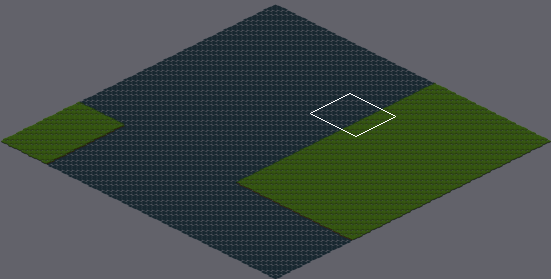
One commit to this Tiled map: snRTS-planning/DESIGNS/map/tiled/mapDraft01.tmx. Above: a wide view before the commit, with the close-up outlined.
Close-up. The starting point:
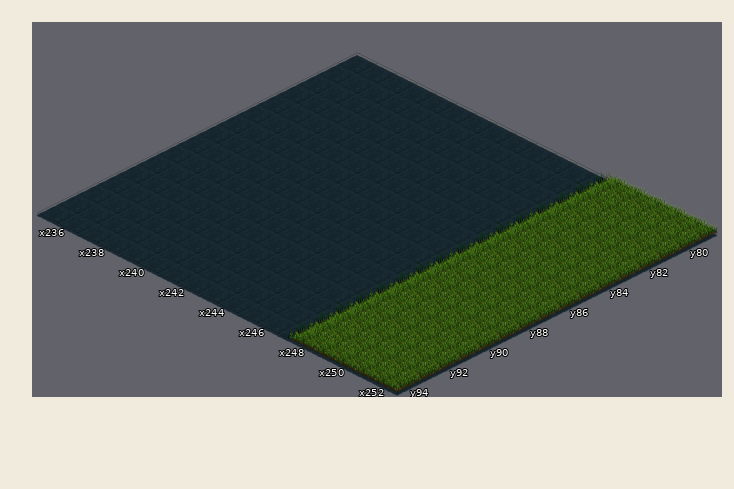
Cells are 64x32 px. Isometric: x runs down to the right, y down to the left. Shown: x 235..252, y 79..94. The commit also changed other parts of the map, which this record leaves out.
Once edited:
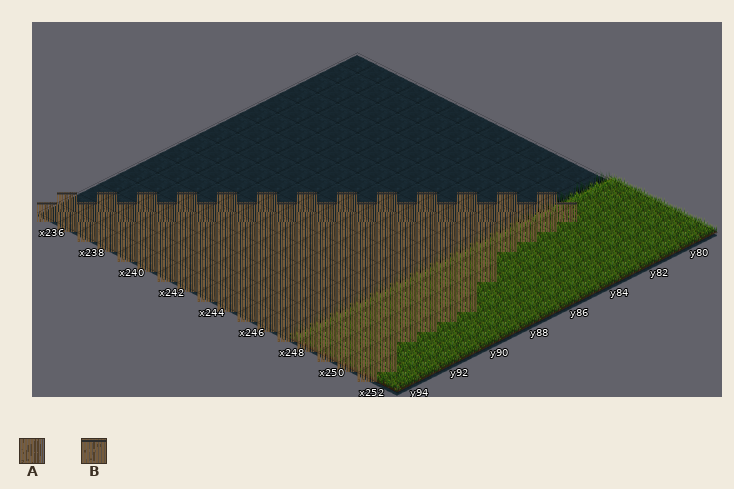
Key: from "BRIDGE": A 1, B 2.
_ is an empty cell, . an unchanged one.
Tiles of an added or newly shown layer are drawn over the layers below it.
Author's note on the commit: Bridge Texture + Map with Bridges!
Diff:
--- layer "BRIDGE" (added)
@@ x 235..251 @@
-81 ............__...
-82 ...........___...
-83 ..........____...
-84 ........._____...
-85 ........______...
-86 .......________..
-87 ......_________..
-88 .....___________.
-89 ....____________.
-90 ..._____________.
-91 ..______________.
-92 ._______________.
-93 _________________
-94 _________________
+81 ............BB...
+82 ...........BBA...
+83 ..........BBAA...
+84 .........BBAAA...
+85 ........BBAAAA...
+86 .......BBAAAAAA..
+87 ......BBAAAAAAA..
+88 .....BBAAAAAAAAA.
+89 ....BBAAAAAAAAAA.
+90 ...BBAAAAAAAAAAA.
+91 ..BBAAAAAAAAAAAA.
+92 .BBAAAAAAAAAAAAA.
+93 BBAAAAAAAAAAAAAAA
+94 BAAAAAAAAAAAAAAAA
